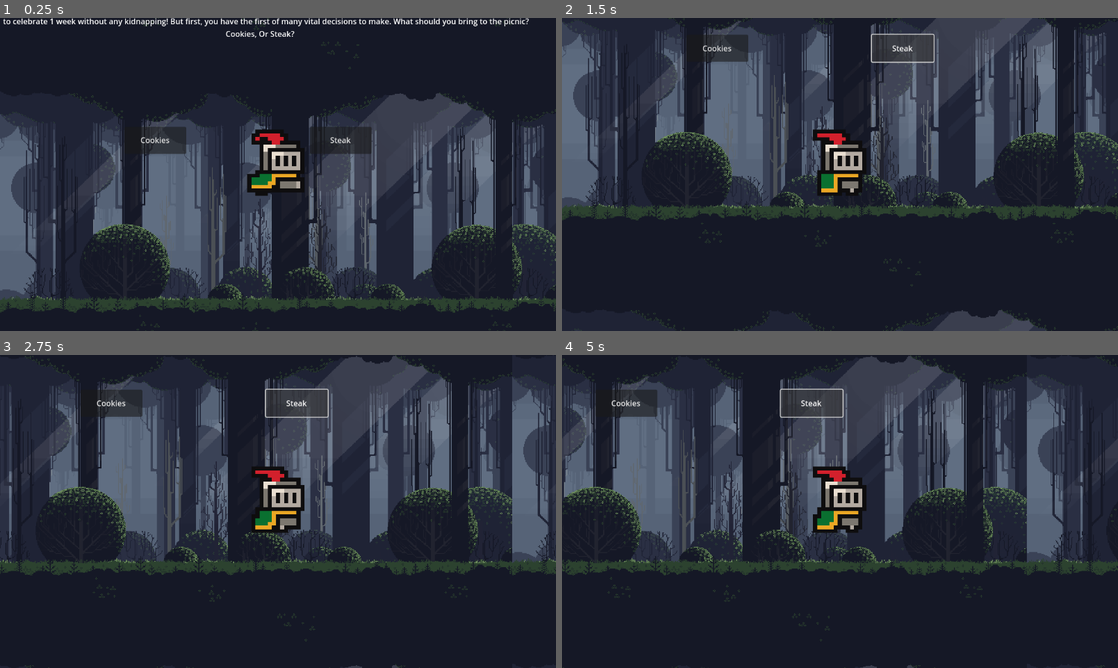
Above: before the commit, frames 1-4 (two rows, left to right).
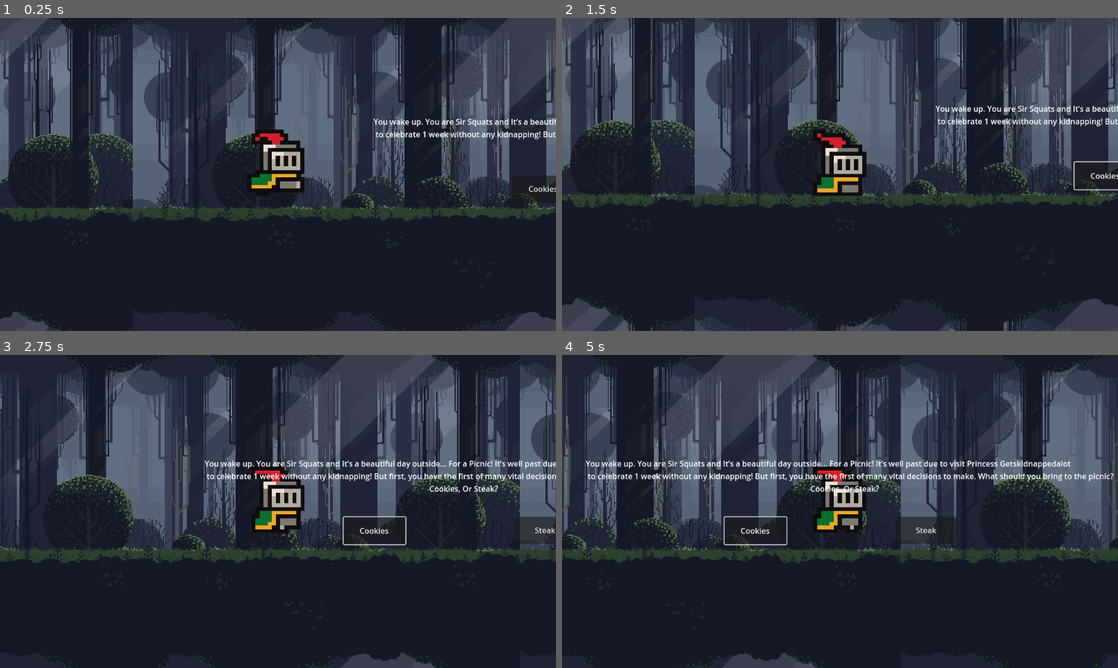
Above: after the commit, the same moments.

Repository: KingXaney/Puzzle-Pines
Game: Godot game, scene res://pines_main.tscn
Same seed, same stepped clock (60 frames per second), same inputs: the game is played once before the commit and once after it.
Inputs (mouse positions are in pixels of both pictures, inside the frame that each line leads up to):
- Up to frame 1 (0.25 s): no input
- Up to frame 2 (1.5 s): click "Cookies" at 0.5 s; click (901, 49) at 1.25 s, where only the run before the commit has a clickable "Steak"
- Up to frame 3 (2.75 s): hold D (move_right) from 2.03 s (still down); tap Space (jump) at 2.27 s
- Up to frame 4 (5 s): tap Space (jump) at 3.02, 4.52 s; release D (move_right) at 3.53 s; hold A (move_left) 3.53-4.28 s; hold D (move_right) from 4.28 s (still down)

The runs differ from the first frame. In frame 1, 54% of the frame differs, in the area x 0-100%, y 0-100%; in frame 2, 42%; in frame 3, 26%; in frame 4, 43%.

Commit message:
added questions

Diff:
--- a/pines_main.tscn
+++ b/pines_main.tscn
@@ -10,7 +10,7 @@
 [node name="pines_main" type="Node2D"]
 
 [node name="Player" parent="." instance=ExtResource("2_o7kke")]
-position = Vector2(574, 326)
+position = Vector2(299, 514)
 
 [node name="Camera2D" type="Camera2D" parent="Player"]
 
@@ -27,7 +27,7 @@
 metadata/_edit_group_ = true
 
 [node name="StaticBody2D" type="StaticBody2D" parent="."]
-position = Vector2(120, 153)
+position = Vector2(92, 178)
 metadata/_edit_group_ = true
 
 [node name="CollisionShape2D" type="CollisionShape2D" parent="StaticBody2D"]
@@ -35,3 +35,4 @@
 metadata/_edit_group_ = true
 
 [node name="textboxes" parent="." instance=ExtResource("3_0n0t7")]
+position = Vector2(497, 422)
--- a/player.gd
+++ b/player.gd
@@ -1,7 +1,7 @@
 extends CharacterBody2D
 
 
-const SPEED = 130.0
+const SPEED = 500.0
 const JUMP_VELOCITY = -300.
 
 @onready var animated_sprite: AnimatedSprite2D = $AnimatedSprite2D
--- a/textboxes.tscn
+++ b/textboxes.tscn
@@ -1,26 +1,152 @@
-[gd_scene format=3 uid="uid://d3lxdhdga663c"]
+[gd_scene format=3 uid="uid://d137to8tx0a8i"]
 
 [node name="textboxes" type="Node2D"]
 
 [node name="Intro" type="Label" parent="."]
-offset_right = 2100.0
-offset_bottom = 235.0
+offset_right = 1094.0
+offset_bottom = 167.0
 text = "You wake up. You are Sir Squats and It’s a beautiful day outside… For a Picnic! It’s well past due to visit Princess Getskidnappedalot
  to celebrate 1 week without any kidnapping! But first, you have the first of many vital decisions to make. What should you bring to the picnic?
                                                                                                                 Cookies, Or Steak?"
+metadata/_edit_group_ = true
 
 [node name="Button" type="Button" parent="Intro"]
 layout_mode = 0
-offset_left = 256.0
-offset_top = 256.0
-offset_right = 384.0
-offset_bottom = 312.0
+offset_left = 288.0
+offset_top = 123.0
+offset_right = 416.0
+offset_bottom = 179.0
 text = "Cookies"
+metadata/_edit_group_ = true
 
 [node name="Button2" type="Button" parent="Intro"]
 layout_mode = 0
-offset_left = 640.0
-offset_top = 256.0
-offset_right = 768.0
-offset_bottom = 312.0
+offset_left = 642.0
+offset_top = 122.0
+offset_right = 770.0
+offset_bottom = 178.0
 text = "Steak"
+metadata/_edit_group_ = true
+
+[node name="Label" type="Label" parent="."]
+offset_left = 2209.0
+offset_top = -120.0
+offset_right = 3313.0
+offset_bottom = 47.0
+text = "[As you walk through the woods you come to a strange site.
+On top of a long wooden stake in the ground hangs a specific dress.
+Moving around the stake you can make out a change in color based on the sunlight.
+There is a rotting and moldy sign next to the dress. You can barely make out “What color is this dress?”]"
+horizontal_alignment = 1
+metadata/_edit_group_ = true
+
+[node name="Button" type="Button" parent="Label"]
+layout_mode = 0
+offset_left = 288.0
+offset_top = 123.0
+offset_right = 416.0
+offset_bottom = 179.0
+text = "White and Gold "
+metadata/_edit_group_ = true
+
+[node name="Button2" type="Button" parent="Label"]
+layout_mode = 0
+offset_left = 642.0
+offset_top = 122.0
+offset_right = 770.0
+offset_bottom = 178.0
+text = "Blue and Black"
+metadata/_edit_group_ = true
+
+[node name="Label2" type="Label" parent="."]
+offset_left = 3562.0
+offset_top = -133.0
+offset_right = 4666.0
+offset_bottom = 34.0
+text = "You stumble across a old troll in the middle of the road. To get by you need to answer 3 of his questions correctly. "
+horizontal_alignment = 1
+metadata/_edit_group_ = true
+
+[node name="Question 1" type="Label" parent="."]
+offset_left = 4696.0
+offset_top = -232.0
+offset_right = 5800.0
+offset_bottom = -65.0
+text = "Question 1:  Who invented the telescope?"
+horizontal_alignment = 1
+
+[node name="Button" type="Button" parent="Question 1"]
+layout_mode = 0
+offset_left = 238.0
+offset_top = 118.0
+offset_right = 369.0
+offset_bottom = 174.0
+text = "Issac Newton "
+metadata/_edit_group_ = true
+
+[node name="Button2" type="Button" parent="Question 1"]
+layout_mode = 0
+offset_left = 570.0
+offset_top = 115.0
+offset_right = 698.0
+offset_bottom = 171.0
+text = "Galileo Galilei"
+metadata/_edit_group_ = true
+
+[node name="Button3" type="Button" parent="Question 1"]
+offset_left = 400.0
+offset_top = 114.0
+offset_right = 528.0
+offset_bottom = 170.0
+text = "Benjamin Franklin "
+metadata/_edit_group_ = true
+
+[node name="Button4" type="Button" parent="Question 1"]
+offset_left = 734.0
+offset_top = 114.0
+offset_right = 862.0
+offset_bottom = 170.0
+text = "Sun Tzu"
+metadata/_edit_group_ = true
+
+[node name="Question 2" type="Label" parent="."]
+offset_left = 6083.0
+offset_top = -220.0
+offset_right = 7187.0
+offset_bottom = -53.0
+text = "Question 2:  Who isnt a philosopher?"
+horizontal_alignment = 1
+
+[node name="Button" type="Button" parent="Question 2"]
+layout_mode = 0
+offset_left = 238.0
+offset_top = 118.0
+offset_right = 369.0
+offset_bottom = 174.0
+text = "Confucious "
+metadata/_edit_group_ = true
+
+[node name="Button2" type="Button" parent="Question 2"]
+layout_mode = 0
+offset_left = 570.0
+offset_top = 115.0
+offset_right = 698.0
+offset_bottom = 171.0
+text = "Agamemnon"
+metadata/_edit_group_ = true
+
+[node name="Button3" type="Button" parent="Question 2"]
+offset_left = 400.0
+offset_top = 114.0
+offset_right = 528.0
+offset_bottom = 170.0
+text = "Socraties "
+metadata/_edit_group_ = true
+
+[node name="Button4" type="Button" parent="Question 2"]
+offset_left = 734.0
+offset_top = 114.0
+offset_right = 862.0
+offset_bottom = 170.0
+text = "Anaximander"
+metadata/_edit_group_ = true
Not shown: 1 places in pines_main.tscn that only renumber resources
